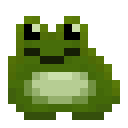
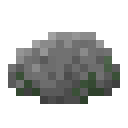
Layers edited between the first and the second w=128, h=128 image:
added layer "rock copy" in group "enemies" over [8, 32, 120, 104]
hid "green frog" over [8, 16, 120, 120]
